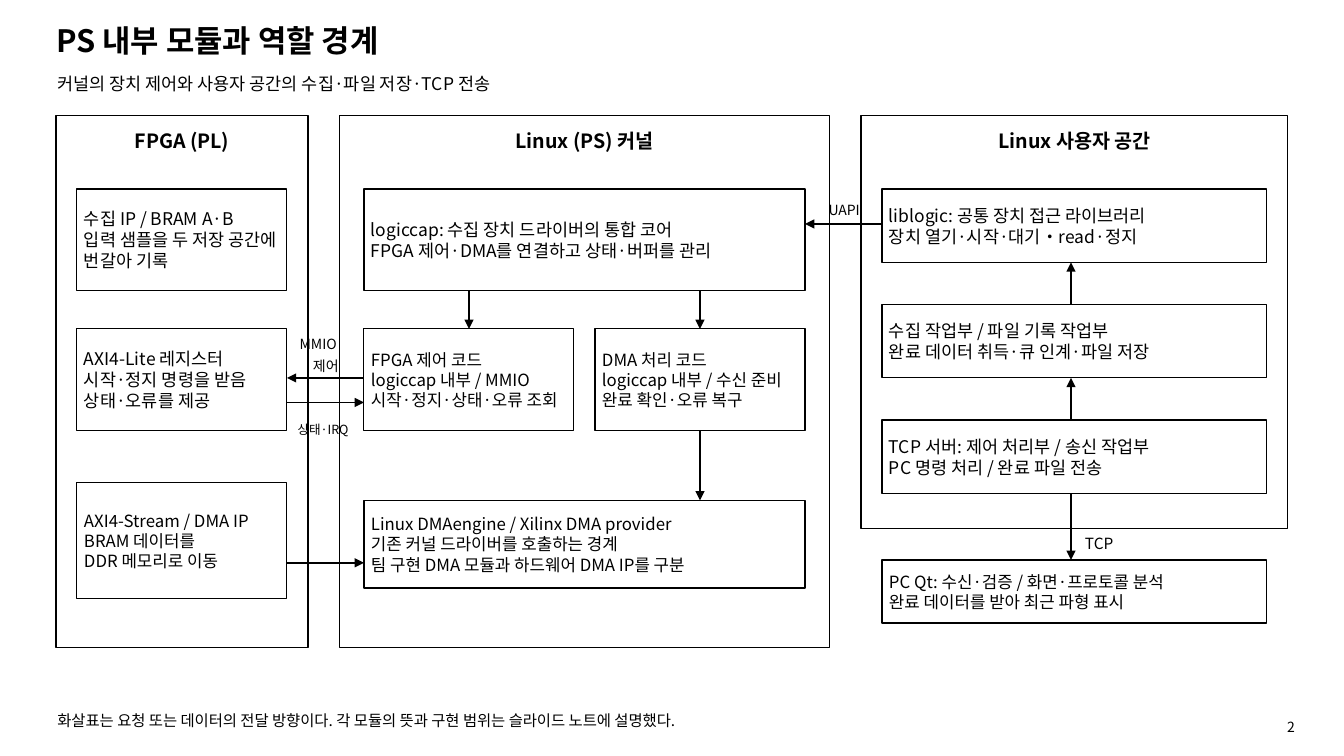
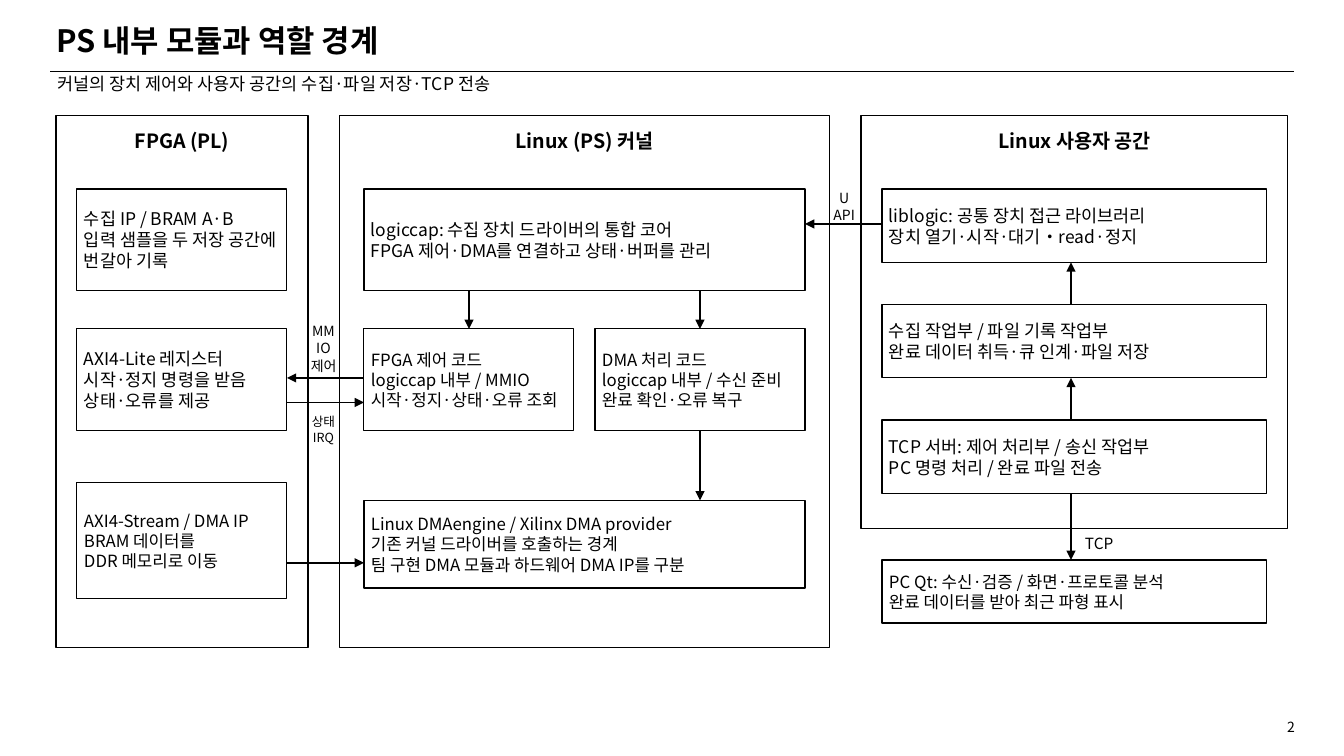
Before and after one commit to shinyuji/lucky_kernel, a slide deck: slide 3 of docs/FPGA_Linux_Qt_Sequence_Diagram.pptx (slide 2 before the commit). Drawn at 1344x756 pixels with LibreOffice and Linux fonts; fonts in the diff are those of the drawing. Boxes give left, top, right and bottom in pixels: in the first picture for what was removed or moved away, otherwise in the second. Text is boxed around its words. In the diff, an @@ line names an element or a change of style, - is before the commit and + after.

```diff
--- a/docs/FPGA_Linux_Qt_Sequence_Diagram.pptx
+++ b/docs/FPGA_Linux_Qt_Sequence_Diagram.pptx
@@ line added from (50, 71) to (1294, 71), #000000 0.9 pt @@
@@ text at bbox=[833, 192, 854, 224]: text changed @@
-UAPI
+U
+API
@@ text at bbox=[312, 325, 335, 353]: text changed @@
-MMIO
+MM
+IO
@@ text at bbox=[312, 415, 335, 445]: text changed @@
-상태·IRQ
+상태
+IRQ
@@ text removed at bbox=[57, 713, 675, 728] @@
-화살표는 요청 또는 데이터의 전달 방향이다. 각 모듈의 뜻과 구현 범위는 슬라이드 노트에 설명했다.
```
Also in this commit, not shown: 6 other slides changed, 2 slides added, 2 other files.
